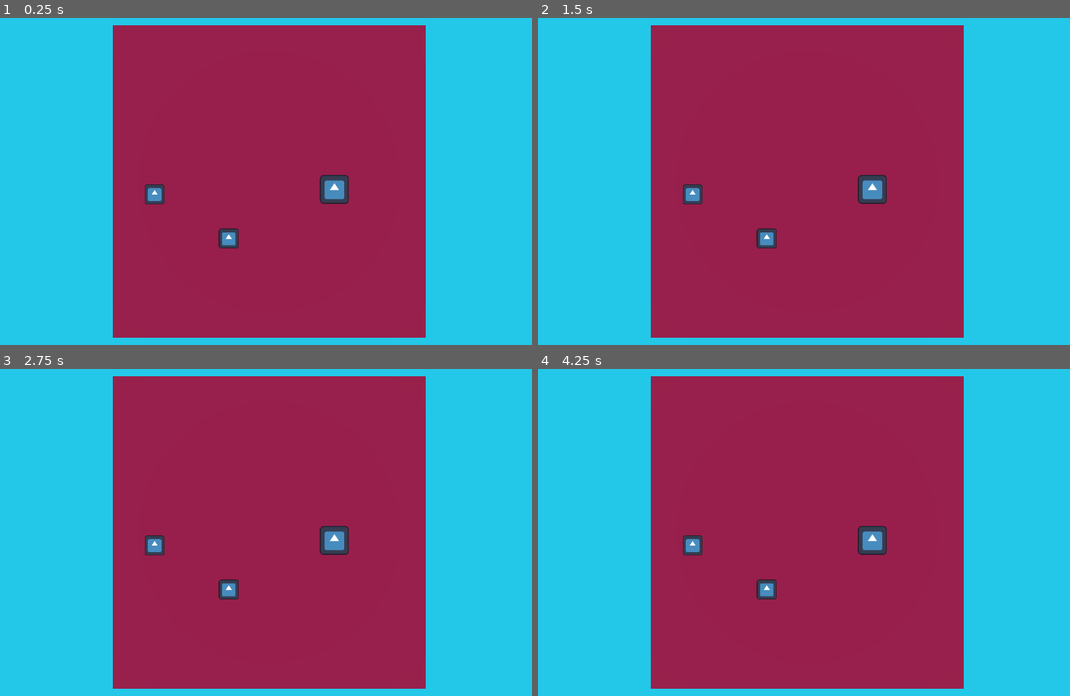
Above: before the commit, frames 1-4 (two rows, left to right).
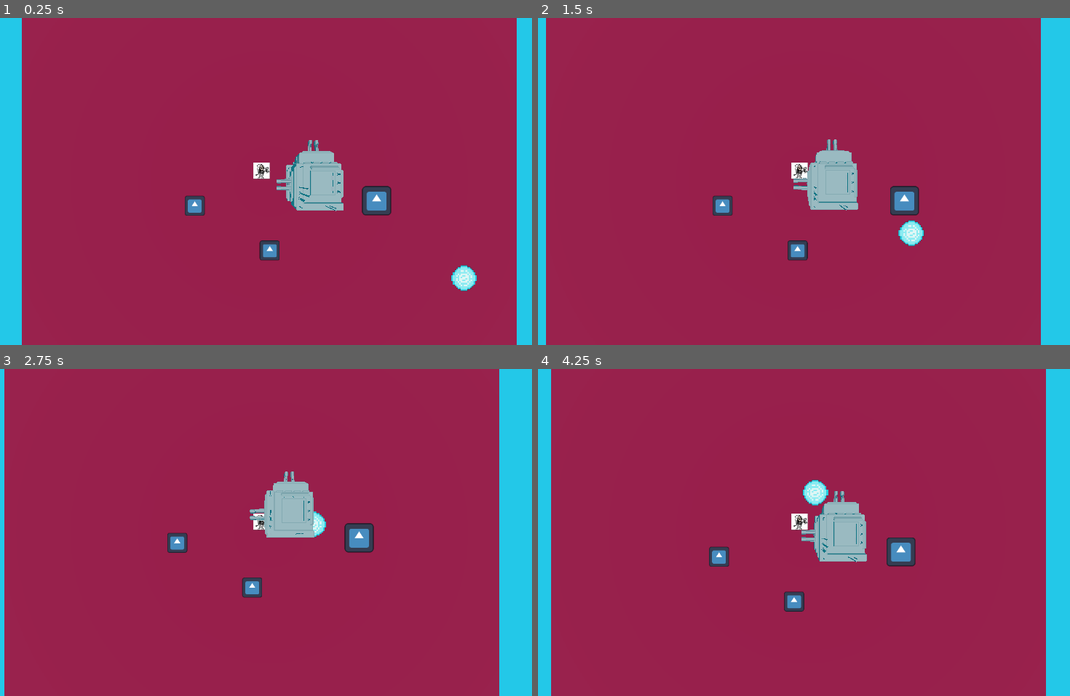
Above: after the commit, the same moments.

Repository: whitehatcat-JE/TowerDefenceGameJam
Game: Godot game, scene res://main/enviroment_3d.tscn
The game is run twice, just before and just after one commit, with the same random seed, the same clock (stepped at 60 frames per second) and the same inputs. The project has no main scene, so this scene is started directly. The engine's default icon, where the game draws it, is replaced by a stand-in: a white triangle on a blue panel in a dark square.
Inputs:
- Up to frame 1 (0.25 s): no input
- Up to frame 2 (1.5 s): hold Right (ui_right) 0.53-1.28 s; tap J (attack) at 0.6, 1.35 s; hold Down (ui_down) from 1.28 s (still down)
- Up to frame 3 (2.75 s): release Down (ui_down) at 2.03 s; hold Right (ui_right) from 2.03 s (still down); tap J (attack) at 2.1 s
- Up to frame 4 (4.25 s): release Right (ui_right) at 2.78 s; hold Up (ui_up) 2.78-3.53 s; tap J (attack) at 2.85, 3.6 s; hold Left (ui_left) from 3.53 s (still down)

The runs differ from the first frame. In frame 1, 40% of the frame differs, in the area x 4-98%, y 0-100%; in frame 2, 41%, in the area x 1-95%, y 0-100%; in frame 3, 40%; in frame 4, 41%.

Commit message:
Added 2d / 3d camera syncing

Diff:
--- a/main/enviroment_3d.gd
+++ b/main/enviroment_3d.gd
@@ -1,11 +1,16 @@
 extends Node3D
 
+const SCALE_DIF:float = 96.0
+
+var defPlayerLoc:Vector2 = Vector2()
+@onready var defCameraLoc:Vector3 = $Camera3D.position
 
 # Called when the node enters the scene tree for the first time.
 func _ready():
-	pass # Replace with function body.
-
+	defPlayerLoc = %level.playerLoc
 
 # Called every frame. 'delta' is the elapsed time since the previous frame.
 func _process(delta):
-	pass
+	var plrDif:Vector2 = (%level.playerLoc - defPlayerLoc) / SCALE_DIF
+	$Camera3D.position.x = plrDif.x + defCameraLoc.x
+	$Camera3D.position.z = plrDif.y + defCameraLoc.z
--- a/main/enviroment_3d.tscn
+++ b/main/enviroment_3d.tscn
@@ -1,12 +1,16 @@
-[gd_scene load_steps=7 format=3 uid="uid://ccnt5f231dw6d"]
+[gd_scene load_steps=9 format=3 uid="uid://ccnt5f231dw6d"]
 
 [ext_resource type="Script" path="res://main/enviroment_3d.gd" id="1_t2shv"]
 [ext_resource type="PackedScene" uid="uid://dgf7pwuv337sv" path="res://main/level.tscn" id="2_bjcbj"]
+[ext_resource type="ArrayMesh" uid="uid://dgdytpq3ejngx" path="res://main/TowerBoi.obj" id="2_eid18"]
 
 [sub_resource type="BoxMesh" id="BoxMesh_imcd5"]
 
 [sub_resource type="StandardMaterial3D" id="StandardMaterial3D_1733y"]
 albedo_color = Color(0.580392, 0.0470588, 0.203922, 1)
+
+[sub_resource type="StandardMaterial3D" id="StandardMaterial3D_1u2dv"]
+albedo_color = Color(0.588235, 0.588235, 0.572549, 1)
 
 [sub_resource type="ViewportTexture" id="ViewportTexture_0fqri"]
 viewport_path = NodePath("levelViewport")
@@ -19,18 +23,24 @@
 volumetric_fog_density = 0.0
 
 [node name="enviroment3D" type="Node3D"]
+process_priority = -1
 script = ExtResource("1_t2shv")
 
 [node name="MeshInstance3D" type="MeshInstance3D" parent="."]
-transform = Transform3D(10, 0, 0, 0, 10, 0, 0, 0, 10, 0, 0, 0)
+transform = Transform3D(10, 0, 0, 0, 10, 0, 0, 0, 10, 0, 2.51961, 0)
 mesh = SubResource("BoxMesh_imcd5")
 surface_material_override/0 = SubResource("StandardMaterial3D_1733y")
+
+[node name="MeshInstance3D2" type="MeshInstance3D" parent="."]
+transform = Transform3D(0.15, 0, 0, 0, 0.15, 0, 0, 0, 0.15, 0.657215, 7.61665, 0.018925)
+mesh = ExtResource("2_eid18")
+surface_material_override/0 = SubResource("StandardMaterial3D_1u2dv")
 
 [node name="Camera3D" type="Camera3D" parent="."]
 transform = Transform3D(1, 0, 0, 0, -4.37114e-08, 1, 0, -1, -4.37114e-08, 0, 11.8326, 0)
 
-[node name="Sprite3D" type="Sprite3D" parent="."]
-transform = Transform3D(1.03, 0, 0, 0, -4.50227e-08, 1.03, 0, -1.03, -4.50227e-08, 0, 7.48979, 0)
+[node name="projectedLevel" type="Sprite3D" parent="Camera3D"]
+transform = Transform3D(1.03, 0, 0, 0, 1.03, -3.19744e-14, 0, 3.19744e-14, 1.03, 0, 1.8764e-07, -4.2927)
 texture = SubResource("ViewportTexture_0fqri")
 
 [node name="levelViewport" type="SubViewport" parent="."]
@@ -38,6 +48,7 @@
 size = Vector2i(1152, 648)
 
 [node name="level" parent="levelViewport" instance=ExtResource("2_bjcbj")]
+unique_name_in_owner = true
 
 [node name="WorldEnvironment" type="WorldEnvironment" parent="."]
 environment = SubResource("Environment_xpkox")
--- a/main/level.gd
+++ b/main/level.gd
@@ -1,9 +1,56 @@
 extends Node2D
 
-# Called when the node enters the scene tree for the first time.
-func _ready():
-	pass # Replace with function body.
+
+var enemyValues = [ # Temp values
+	["rookie", 1],
+	["leader", 2],
+	["mafiaBoss", 3]
+]
+
+@onready var enemies:Dictionary = {
+	"rookie":preload("res://main/objects/projectile_generic.tscn"),
+	"leader":preload("res://main/objects/projectile_generic.tscn"),
+	"mafiaBoss":preload("res://main/objects/projectile_generic.tscn")
+}
+
+var waveBudget:int = 50
+var spawnDelay:float = 1.0
+
+@onready var playerLoc:Vector2 = $Player.position
+
+@onready var nwConst = %worldConstraintNW
+@onready var seConst = %worldConstraintSE
+
+@onready var nwVision = %visionNW
+@onready var seVision = %visionSE
+
+@onready var waveTimer = %waveTimer
+@onready var cam = %camera2D
 
 # Called every frame. 'delta' is the elapsed time since the previous frame.
 func _process(delta):
-	pass
+	playerLoc = $Player.position
+
+func spawnHandler(enemyType):
+	for recursionDepth in range(250): # Prevents recursion issues
+		var spawnLoc:Vector2 = Vector2(randf_range(nwConst.position.x, seConst.position.x),
+		 randf_range(nwConst.position.y, seConst.position.y))
+		if spawnLoc.x > nwVision.global_position.x and spawnLoc.x < seVision.global_position.x:
+			continue
+		if spawnLoc.y > nwVision.global_position.y and spawnLoc.y < seVision.global_position.y:
+			continue
+		var newEnemy = enemies[enemyType].instantiate()
+		self.add_child(newEnemy)
+		newEnemy.position = spawnLoc
+		return
+
+func _on_wave_timer_timeout():
+	var budget:int = waveBudget
+	while budget > 0:
+		var typeRequested:int = randi_range(0, len(enemyValues) - 1)
+		while enemyValues[typeRequested][1] > budget:
+			typeRequested -= 1
+		budget -= enemyValues[typeRequested][1]
+		spawnHandler(enemyValues[typeRequested][0])
+		await get_tree().create_timer(spawnDelay).timeout
+	waveTimer.start()
--- a/main/level.tscn
+++ b/main/level.tscn
@@ -1,11 +1,16 @@
-[gd_scene load_steps=5 format=3 uid="uid://dgf7pwuv337sv"]
+[gd_scene load_steps=8 format=3 uid="uid://dgf7pwuv337sv"]
 
 [ext_resource type="Script" path="res://main/level.gd" id="1_clrrc"]
 [ext_resource type="Script" path="res://main/tower.gd" id="2_2sm2v"]
 [ext_resource type="Texture2D" uid="uid://bl5k6pvlqamji" path="res://icon.svg" id="3_ka2l4"]
+[ext_resource type="PackedScene" uid="uid://by0oifw6gjcd8" path="res://main/objects/enemy.tscn" id="4_hrws1"]
+[ext_resource type="PackedScene" uid="uid://cqaj2h0k5x558" path="res://player/player.tscn" id="5_b521d"]
 
 [sub_resource type="RectangleShape2D" id="RectangleShape2D_2m23h"]
-size = Vector2(40, 40)
+size = Vector2(60, 60)
+
+[sub_resource type="RectangleShape2D" id="RectangleShape2D_2fihn"]
+size = Vector2(30, 2853)
 
 [node name="level" type="Node2D"]
 script = ExtResource("1_clrrc")
@@ -19,20 +24,111 @@
 [node name="hitbox" type="CollisionShape2D" parent="tower/towerCollisions"]
 shape = SubResource("RectangleShape2D_2m23h")
 
-[node name="Camera2D" type="Camera2D" parent="."]
-position = Vector2(575, 323)
+[node name="ColorRect" type="ColorRect" parent="tower"]
+offset_left = -20.0
+offset_top = -20.0
+offset_right = 20.0
+offset_bottom = 20.0
 
-[node name="Icon" type="Sprite2D" parent="."]
+[node name="locationTrackers" type="Node2D" parent="."]
+
+[node name="Icon" type="Sprite2D" parent="locationTrackers"]
 position = Vector2(348.5, 348.5)
 scale = Vector2(0.304687, 0.304687)
 texture = ExtResource("3_ka2l4")
 
-[node name="Icon2" type="Sprite2D" parent="."]
+[node name="Icon2" type="Sprite2D" parent="locationTrackers"]
 position = Vector2(495, 436)
 scale = Vector2(0.304687, 0.304687)
 texture = ExtResource("3_ka2l4")
 
-[node name="Icon3" type="Sprite2D" parent="."]
+[node name="Icon3" type="Sprite2D" parent="locationTrackers"]
 position = Vector2(703.75, 338.75)
 scale = Vector2(0.441406, 0.441406)
 texture = ExtResource("3_ka2l4")
+
+[node name="Icon4" type="Sprite2D" parent="locationTrackers"]
+position = Vector2(-477, 776)
+scale = Vector2(0.441406, 0.441406)
+texture = ExtResource("3_ka2l4")
+
+[node name="Icon5" type="Sprite2D" parent="locationTrackers"]
+position = Vector2(1345, 908)
+scale = Vector2(0.441406, 0.441406)
+texture = ExtResource("3_ka2l4")
+
+[node name="Icon6" type="Sprite2D" parent="locationTrackers"]
+position = Vector2(1501, 309)
+scale = Vector2(0.441406, 0.441406)
+texture = ExtResource("3_ka2l4")
+
+[node name="Icon7" type="Sprite2D" parent="locationTrackers"]
+position = Vector2(1633, -260)
+scale = Vector2(0.441406, 0.441406)
+texture = ExtResource("3_ka2l4")
+
+[node name="Icon8" type="Sprite2D" parent="locationTrackers"]
+position = Vector2(-399, -170)
+scale = Vector2(0.441406, 0.441406)
+texture = ExtResource("3_ka2l4")
+
+[node name="Icon9" type="Sprite2D" parent="locationTrackers"]
+position = Vector2(-303, 160)
+scale = Vector2(0.441406, 0.441406)
+texture = ExtResource("3_ka2l4")
+
+[node name="waveTimer" type="Timer" parent="."]
+unique_name_in_owner = true
+wait_time = 5.0
+one_shot = true
+autostart = true
+
+[node name="worldConstraintNW" type="Node2D" parent="."]
+unique_name_in_owner = true
+position = Vector2(-673, -377)
+
+[node name="worldConstraintSE" type="Node2D" parent="."]
+unique_name_in_owner = true
+position = Vector2(2056, 1128)
+
+[node name="enemy" parent="." instance=ExtResource("4_hrws1")]
+position = Vector2(883, 495)
+
+[node name="Player" parent="." instance=ExtResource("5_b521d")]
+position = Vector2(479, 280)
+scale = Vector2(0.25, 0.25)
+
+[node name="camera2D" type="Camera2D" parent="Player"]
+unique_name_in_owner = true
+position = Vector2(60, 84)
+scale = Vector2(4, 4)
+
+[node name="visionNW" type="Node2D" parent="Player/camera2D"]
+unique_name_in_owner = true
+position = Vector2(-532, -308)
+
+[node name="visionSE" type="Node2D" parent="Player/camera2D"]
+unique_name_in_owner = true
+position = Vector2(559, 324)
+
+[node name="walls" type="StaticBody2D" parent="."]
+
+[node name="hitboxLeft" type="CollisionShape2D" parent="walls"]
+position = Vector2(-696, 447)
+shape = SubResource("RectangleShape2D_2fihn")
+
+[node name="hitboxRight" type="CollisionShape2D" parent="walls"]
+position = Vector2(2076, 381)
+shape = SubResource("RectangleShape2D_2fihn")
+
+[node name="hitboxUp" type="CollisionShape2D" parent="walls"]
+position = Vector2(706, -399)
+rotation = -1.5708
+shape = SubResource("RectangleShape2D_2fihn")
+
+[node name="hitboxDown" type="CollisionShape2D" parent="walls"]
+position = Vector2(773, 1149)
+rotation = -1.5708
+shape = SubResource("RectangleShape2D_2fihn")
+
+[connection signal="timeout" from="waveTimer" to="." method="_on_wave_timer_timeout"]
--- /dev/null
+++ b/main/objects/enemy.gd
@@ -0,0 +1,23 @@
+extends CharacterBody2D
+
+var speed:float = 50.0
+var explodeRange:float = 10.0
+var target:Vector2
+
+@onready var pivot:Node = $enemyPivot
+@onready var director:Node = $enemyPivot/enemyDirector
+
+func die():
+	queue_free()
+
+func _physics_process(delta):
+	pivot.look_at(target)
+	pivot.rotation_degrees += 90
+	velocity = (director.global_position - position) * speed
+	move_and_slide()
+	if position.distance_to(target) < explodeRange:
+		die()
+
+# Called every frame. 'delta' is the elapsed time since the previous frame.
+func _process(delta):
+	pass
--- /dev/null
+++ b/main/objects/enemy.tscn
@@ -0,0 +1,24 @@
+[gd_scene load_steps=4 format=3 uid="uid://by0oifw6gjcd8"]
+
+[ext_resource type="Script" path="res://main/objects/enemy.gd" id="1_jygmu"]
+[ext_resource type="Texture2D" uid="uid://daq6h1ut81k32" path="res://main/projectileGenericTemp.png" id="2_bbypb"]
+
+[sub_resource type="CircleShape2D" id="CircleShape2D_amei8"]
+radius = 25.0799
+
+[node name="enemy" type="CharacterBody2D"]
+script = ExtResource("1_jygmu")
+
+[node name="hitbox" type="CollisionShape2D" parent="."]
+shape = SubResource("CircleShape2D_amei8")
+
+[node name="ProjectileGenericTemp" type="Sprite2D" parent="."]
+texture_filter = 1
+position = Vector2(-1.07288e-06, -8.34465e-07)
+scale = Vector2(3.125, 3.125)
+texture = ExtResource("2_bbypb")
+
+[node name="enemyPivot" type="Node2D" parent="."]
+
+[node name="enemyDirector" type="Node2D" parent="enemyPivot"]
+position = Vector2(0, -3)
--- /dev/null
+++ b/main/objects/projectileGeneric.gd
@@ -0,0 +1,23 @@
+extends Area2D
+
+var speed:float = 200.0
+var explodeRange:float = 10.0
+var target:Vector2
+
+@onready var director:Node = %director
+
+func die():
+	queue_free()
+
+func _physics_process(delta):
+	look_at(target)
+	rotation_degrees += 90
+	position += (director.global_position - position) * speed * delta
+	if position.distance_to(target) < explodeRange:
+		die()
+
+func _on_body_entered(body):
+	die()
+
+func _on_timer_timeout():
+	die()
--- /dev/null
+++ b/main/objects/projectile_generic.tscn
@@ -0,0 +1,29 @@
+[gd_scene load_steps=4 format=3 uid="uid://dfgbubkgafr6o"]
+
+[ext_resource type="Script" path="res://main/objects/projectileGeneric.gd" id="1_2x7sx"]
+[ext_resource type="Texture2D" uid="uid://daq6h1ut81k32" path="res://main/projectileGenericTemp.png" id="2_5xn03"]
+
+[sub_resource type="CircleShape2D" id="CircleShape2D_86mrb"]
+
+[node name="projectileGeneric" type="Area2D"]
+script = ExtResource("1_2x7sx")
+
+[node name="CollisionShape2D" type="CollisionShape2D" parent="."]
+shape = SubResource("CircleShape2D_86mrb")
+
+[node name="projectileGenericTemp" type="Sprite2D" parent="."]
+texture_filter = 1
+scale = Vector2(1.25, 1.25)
+texture = ExtResource("2_5xn03")
+
+[node name="Timer" type="Timer" parent="."]
+wait_time = 30.0
+one_shot = true
+autostart = true
+
+[node name="director" type="Node2D" parent="."]
+unique_name_in_owner = true
+position = Vector2(0, -1)
+
+[connection signal="body_entered" from="." to="." method="_on_body_entered"]
+[connection signal="timeout" from="Timer" to="." method="_on_timer_timeout"]
--- a/player/Player.gd
+++ b/player/Player.gd
@@ -8,7 +8,7 @@
 	ATTACK
 }
 #All The Variables needed throughout the code
-var acc = 500
+var acc = 100
 var ms = 300
 var fr = 500
 var rs = 125
Not shown, added: main/TowerBoi.obj
Not shown, added: main/TowerBoi.obj.import
Binary file added: main/projectileGenericTemp.png
Not shown, added: main/projectileGenericTemp.png.import
Not shown: 1 places in player/player.tscn that only renumber resources
